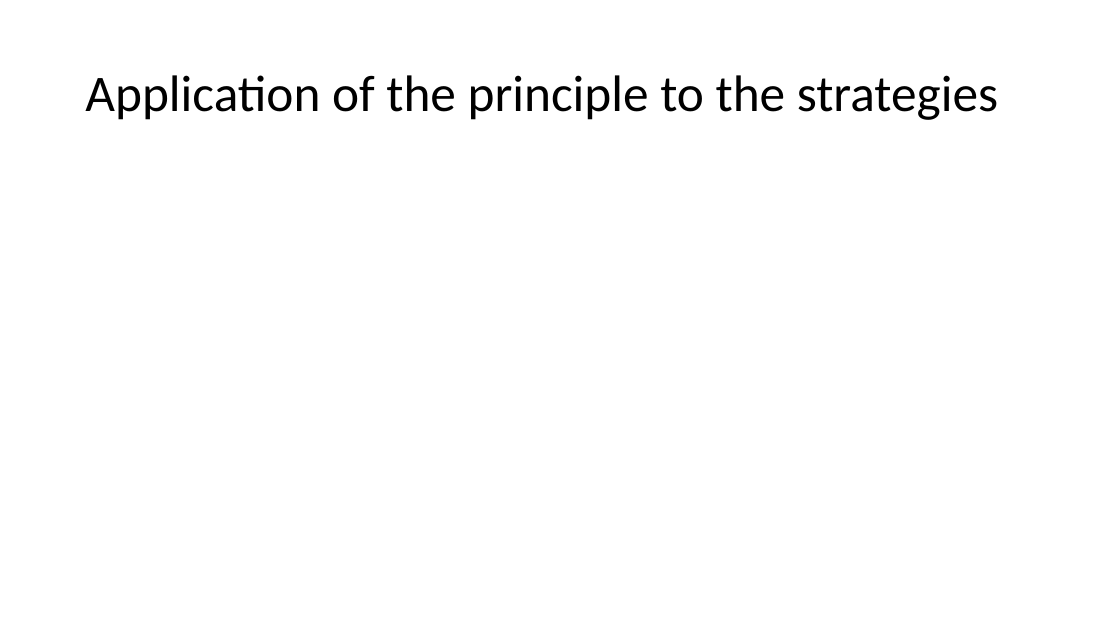
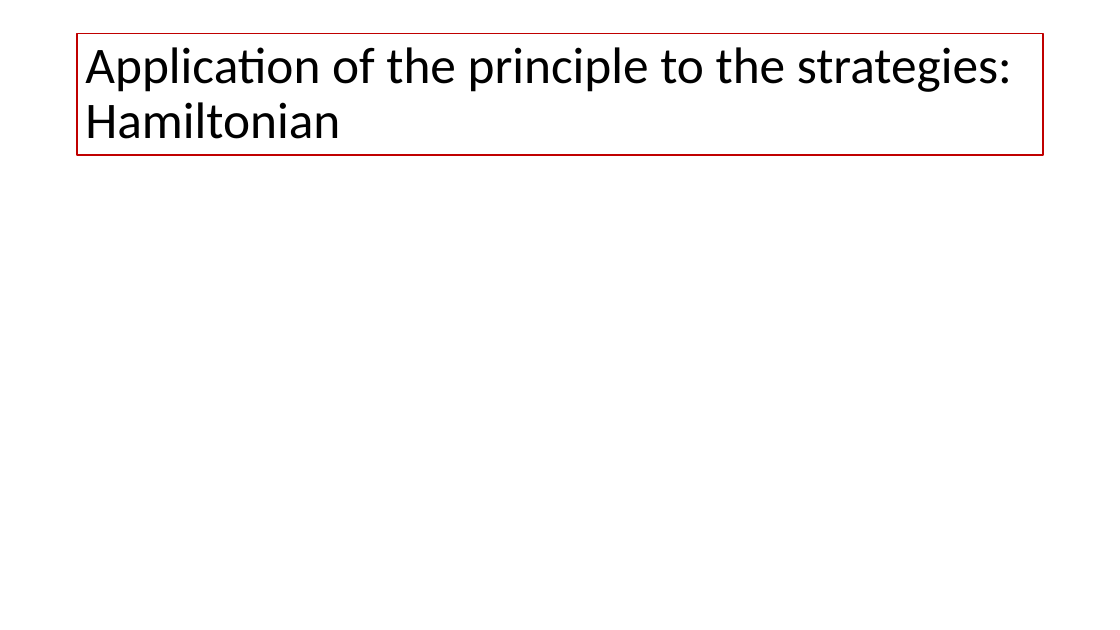
Before and after one commit to spbisc97/covid-optimal-control, a slide deck: slide 13 of PowerPoint/Optimal control strategies to prevent the hospital beds collapse during COVID-19 outbreak.pptx. Drawn at 1120x630 pixels with LibreOffice and Linux fonts; fonts in the diff are those of the drawing; grey boxes stand for pictures. Boxes give left, top, right and bottom in pixels: in the first picture for what was removed or moved away, otherwise in the second. Text is boxed around its words. In the diff, an @@ line names an element or a change of style, - is before the commit and + after.

```diff
--- a/PowerPoint/Optimal control strategies to prevent the hospital beds collapse during COVID-19 outbreak.pptx
+++ b/PowerPoint/Optimal control strategies to prevent the hospital beds collapse during COVID-19 outbreak.pptx
@@ title "Application of the principle to ...": place and size @@
-title "Application of the principle to ..." at (85,75,998,120)
+title "Application of the principle to ..." at (77,34,1044,155)
@@ title "Application of the principle to ..." at (77,34,1044,155): outline none to #C00000 1.5 pt @@
@@ title at (85,47,1012,139): text changed @@
-Application of the principle to the strategies
+Application of the principle to the strategies: Hamiltonian
```
Also in this commit, not shown: 11 other slides changed, 8 slides added, 7 slides removed, 1 other file.
